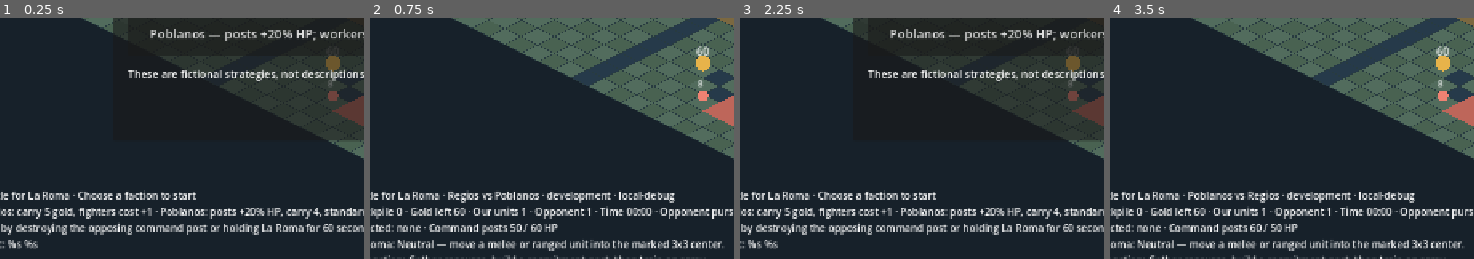
Above: before the commit, frames 1-4 (left to right).
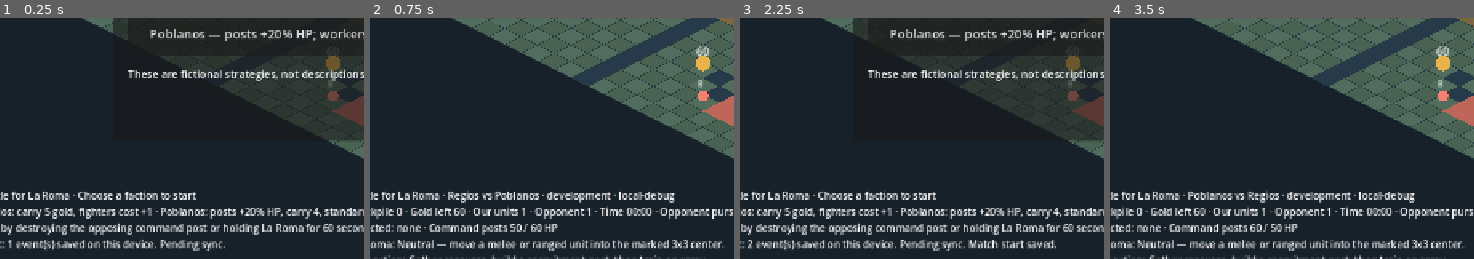
Above: after the commit, the same moments.

Repository: danybgoode/aomx
Game: Godot game, scene res://skirmish_main.tscn
Same seed, same stepped clock (60 frames per second), same inputs: the game is played once before the commit and once after it.
Inputs (mouse positions are % of the whole screen's width and height, from its top left):
- Up to frame 1 (0.25 s): no input
- Up to frame 2 (0.75 s): click "Regios — workers deliver 5 go…" at 0.5 s
- Up to frame 3 (2.25 s): tap Enter at 1.25 s; move the mouse to (78, 44) at 1.27 s; tap B at 1.35 s; click (78, 44) at 1.42 s; tap Space at 2 s; move the mouse to (32, 54) at 2.02 s; tap R at 2.1 s; click (32, 54) at 2.17 s
- Up to frame 4 (3.5 s): click "Poblanos — posts +20% HP, wor…" at 2.75 s
The pictures show only the part of the screen within x 4-54%, y 40-90%; the shares and areas given below are measured in that part.

The runs differ from the first frame. In frame 1, 1.4% of the frame differs, in the area x 2-62%, y 92-97%; in frame 2, nothing differs; in frame 3, 2.0%, in the area x 2-87%, y 92-97%; in frame 4, nothing differs.

Commit message:
fix(prove-la-roma-promise): escape setup percentage

Diff:
--- a/game/skirmish_main.gd
+++ b/game/skirmish_main.gd
@@ -325,7 +325,7 @@
 	if hud == null:
 		return
 	if choosing_faction:
-		hud.text = "Battle for La Roma · Choose a faction to start\nRegios: carry 5 gold, fighters cost +1 · Poblanos: posts +20% HP, carry 4, standard fighter costs\nWin by destroying the opposing command post or holding La Roma for 60 seconds.\nSync: %s %s" % [outbox.summary(), sync_note]
+		hud.text = "Battle for La Roma · Choose a faction to start\nRegios: carry 5 gold, fighters cost +1 · Poblanos: posts +20%% HP, carry 4, standard fighter costs\nWin by destroying the opposing command post or holding La Roma for 60 seconds.\nSync: %s %s" % [outbox.summary(), sync_note]
 		return
 	if selected_id != -1 and not sim.entities.has(selected_id):
 		selected_id = -1
